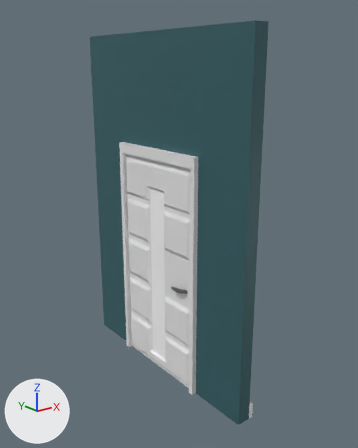
What one commit did to the glTF model assets/models/Wall_office_door.glb.
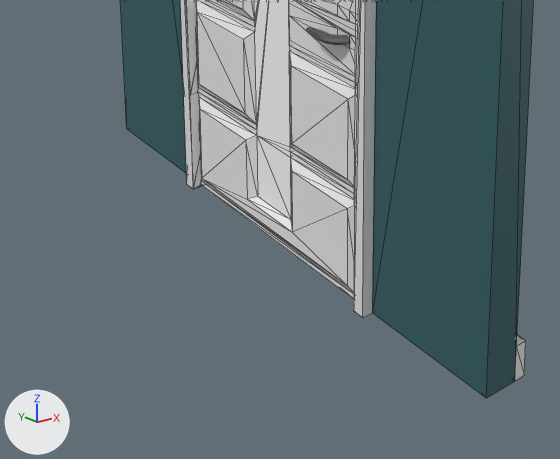
Old and new are each drawn whole from a camera (50 mm lens) standing at (-2.39, -3.19, 2.6) and looking at (0.09, -0.09, 1.36) and again close up on the part from 16% to 74% of the width and 62% to 100% of the height. The axes (+X, +Y, +Z) are drawn at lower left. The lights are the same throughout. The older version's two pictures come first. The close-ups show mesh edges as thin lines. Where no turn or scale is listed for an object, it has been applied to the vertices. Vertices at exactly the same position are counted once.

The older version as bpy lines, for what is in view:
```python
me_cube_019 = bpy.data.meshes.new('Cube.019')
me_cube_019.from_pydata(...)  # a box spanning x -0.02..0.02, y -1.0..-0.5, z -0.06..0.06; a box spanning x -0.02..0.02, y 0.5..1.0, z -0.06..0.06
me_cube_019.materials.append(mat_baseboard_texture_007)  # white #e7e7e7
me_cube_020 = bpy.data.meshes.new('Cube.020')
me_cube_020.from_pydata(...)  # 16 vertices, 28 faces; spans x -0.06..0.06, y -1.0..1.0, z 0.0..2.87
me_cube_020.materials.append(mat_wall_texture_office_007)  # dark cyan #315e64
me_plane = bpy.data.meshes.new('Plane')
me_plane.from_pydata(...)  # 306 vertices, 556 faces; spans x -0.14..0.01, y -0.9..0.01, z -1.64..0.26
ob_baseboard_001 = bpy.data.objects.new('Baseboard.001', me_cube_019)
ob_baseboard_001.location = (0.078, 0.0, 0.06)
ob_door = bpy.data.objects.new('Door', me_plane)
ob_door.location = (0.055, 0.453, 1.646)
ob_wall_door = bpy.data.objects.new('Wall_Door', me_cube_020)
ob_wall_door.location = (0.0, 0.0, 0.0)
# also in view: 'DoorFrame' at (0.0, 0.0, 1.0); 'Door_inner_glas' at (-0.01, 0.01, 0.89)
```
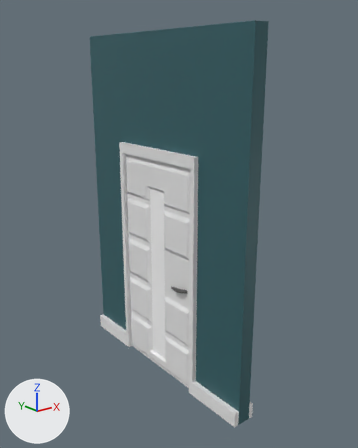
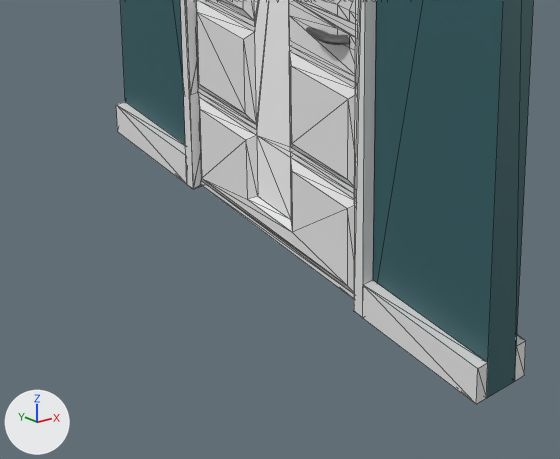
Boxes (x1, y1, x2, y2) around the edits, measured in the close-ups (560 x 459 px):
'Baseboard.001', reshaped: before (515, 335, 526, 381); after (116, 102, 526, 404)
part 1 of me_cube_019, added: after (362, 280, 488, 404)
part 2 of me_cube_019, added: after (116, 102, 187, 184)

The change, as a list of edits to the scene's bpy script:
```text
Change me_cube_019:
    used by ob_baseboard_001; location = (0.078, 0.0, 0.06)
    remove me_cube_019.from_pydata(...)  # 16 vertices, 24 faces; spans x -0.02..0.02, y -1.0..1.0, z -0.06..0.06
    add me_cube_019.from_pydata(...)  # 32 vertices, 48 faces; spans x -0.18..0.02, y -1.0..1.0, z -0.06..0.06
    me_cube_019 part 1: a new loose piece, a box spanning x -0.176..-0.136, y -1.0..-0.5, z -0.06..0.06, in mat_baseboard_texture_007 (white #e7e7e7)
    me_cube_019 part 2: a new loose piece, a box spanning x -0.176..-0.136, y 0.5..1.0, z -0.06..0.06, in mat_baseboard_texture_007 (white #e7e7e7)
```
